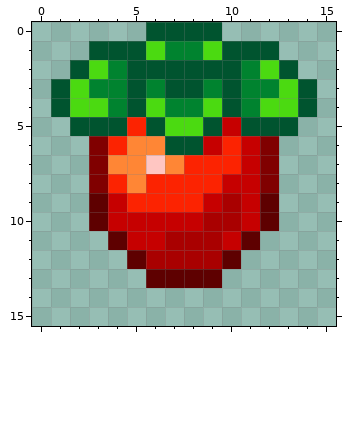
Two states of a pixel-art sprite, mod_source/textures/items/foods/strawberry.png. Above, as it was before the edit.
The file is 16x16 pixels.
After:
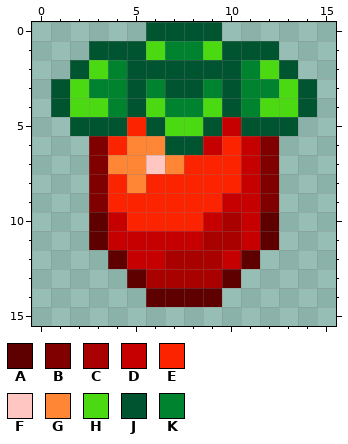
Palette (. is transparent): A #5e0000  B #800000  C #a90000  D #c60000  E #fc2301  F #ffc6c2  G #ff8635  H #4bda11  J #00542f  K #00832f
The edit:
Colour A now appears in row 11 at x 3 and 12; in row 12 at x 4 and 11; in row 13 at x 5 and 10; in row 14 at x 6 to 9.
The author changed colour A to colour B in row 9 at x 3 and 12.
The author changed colour A to colour C in row 13 at x 6 to 9.
The author changed colour D to colour C in row 11 at x 10.
The author changed colour A to colour D in row 11 at x 4 and 11; in row 12 at x 5 and 10.
The author changed colour C to colour D in row 9 at x 10; in row 10 at x 9; in row 11 at x 7 to 8; in row 12 at x 6.
The author changed colour D to colour E in row 8 at x 10; in row 9 at x 4 and 9; in row 10 at x 5 to 8.
